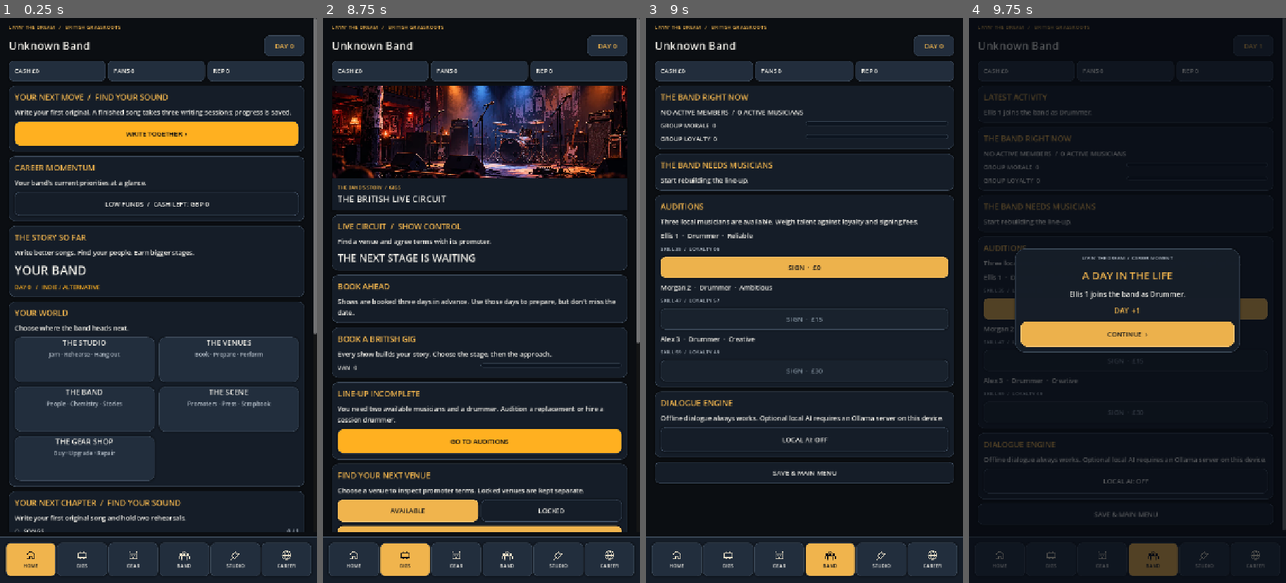
Above: before the commit, frames 1-4 (left to right).
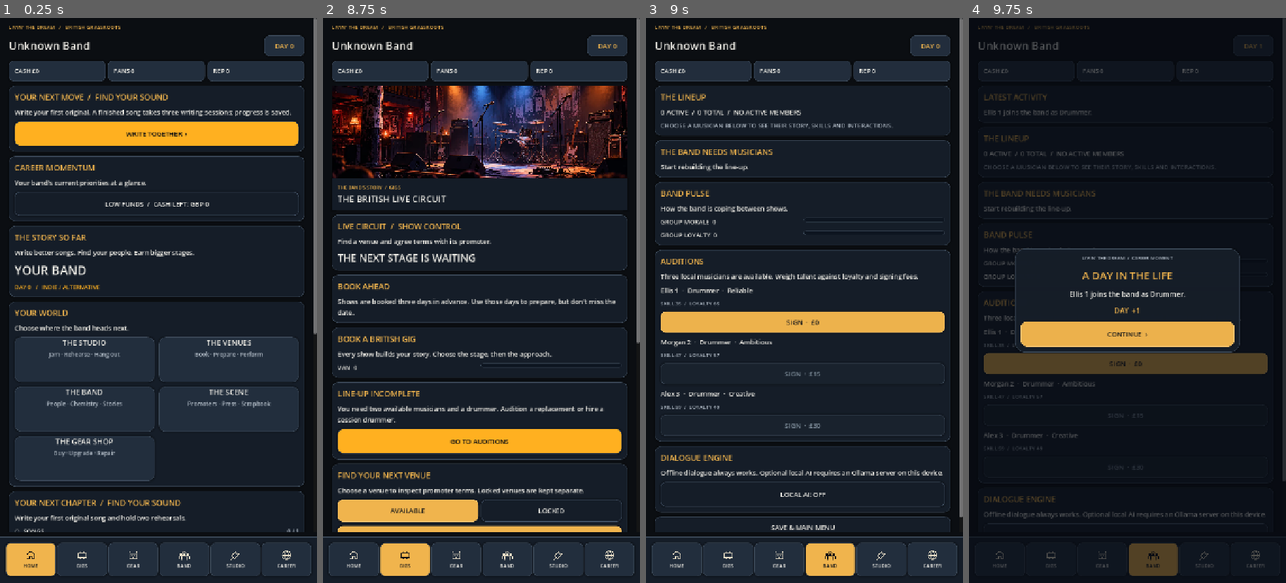
Above: after the commit, the same moments.

Repository: alimuir654-rgb/BandMaster
Game: Godot game, scene res://Scenes/CareerHub.tscn
The game is run twice, just before and just after one commit, with the same random seed, the same clock (stepped at 60 frames per second) and the same inputs. This scene is started directly instead of the project's main scene.
Inputs (mouse positions are in pixels of both pictures, inside the frame that each line leads up to):
- Up to frame 1 (0.25 s): no input
- Up to frame 2 (8.75 s): click "WRITE TOGETHER ›" at 0.5 s; click "JAM" at 1.25 s; click "HANG OUT" at 2 s; click "PROMOTE" at 2.75 s; click (354, 560) at 3.52 s; click "LOW FUNDS / CASH LEFT: GBP 0" at 4.25 s; click "ALL" at 5 s; click "BAND" at 5.75 s; click "GIGS" at 6.5 s; click "MILESTONES" at 7.25 s; click (405, 560) at 8.02 s
- Up to frame 3 (9 s): click "GO TO AUDITIONS" at 8.75 s
- Up to frame 4 (9.75 s): click "SIGN · £0" at 9.5 s

Frames 1-2 are identical in both runs. In frame 3, 18% of the frame differs, in the area x 2-100%, y 0-91%; in frame 4, 6.8%.
Error in both runs: Invalid access to property or key 'band' on a base object of type 'Dictionary'. (res://Scripts/career_hub.gd:1195)

Commit message:
Prioritize character roster over statistics, move chemistry below profiles

Diff:
--- a/Scripts/career_hub.gd
+++ b/Scripts/career_hub.gd
@@ -607,19 +607,11 @@
  var band_data: Dictionary = save_data.get("band",{})
  var members: Array = band_data.get("members",[])
  var pulse: Dictionary = BandPulse.overview(members)
- var chemistry := _card("THE BAND RIGHT NOW",str(pulse["mood"])+"  /  "+str(pulse["active"])+" ACTIVE MUSICIANS")
- _progress(chemistry,"GROUP MORALE",int(pulse["morale"]))
- _progress(chemistry,"GROUP LOYALTY",int(pulse["loyalty"]))
+ var overview := _card("THE LINEUP","%d ACTIVE  /  %d TOTAL  /  %s" % [int(pulse["active"]),members.size(),str(pulse["mood"]).to_upper()])
  if int(pulse["exhausted"]) > 0:
-  _label(chemistry,"%d BANDMATE(S) NEED REST BEFORE THE NEXT SHOW" % int(pulse["exhausted"]),13,UI.AMBER)
-
+  _label(overview,"%d BANDMATE(S) NEED REST BEFORE THE NEXT SHOW" % int(pulse["exhausted"]),14,UI.palette(_genre_id())["secondary"])
+ _label(overview,"CHOOSE A MUSICIAN BELOW TO SEE THEIR STORY, SKILLS AND INTERACTIONS.",14,UI.MUTED)
  var pairs: Array = Chemistry.connections(members,save_data.get("relationships",{}))
- if not pairs.is_empty():
-  var connection_card := _card("BAND CHEMISTRY","The relationships behind the performances. Shared experiences change these bonds.")
-  for bond in pairs:
-   var caption := str(bond["first"])+"  +  "+str(bond["second"])+"   /   "+str(bond["mood"])
-   _progress(connection_card,caption,int(bond["value"]))
-
  if members.is_empty():
   _card("THE BAND NEEDS MUSICIANS","Start rebuilding the line-up.")
  var conversation: Dictionary = _extra().get("last_band_conversation",{})
@@ -671,7 +663,7 @@
   var member: Dictionary = members[i]
   var index := i
   var status := str(member.get("life_status","active"))
-  var box := _card("ON THE ROAD" if status == "active" else "CURRENTLY UNAVAILABLE","")
+  var box := _card(str(member.get("name","Musician")).to_upper()+"  /  "+str(member.get("role","")).to_upper(),"AVAILABLE FOR THE NEXT SHOW" if status == "active" else "CURRENTLY UNAVAILABLE")
   var identity := HBoxContainer.new()
   identity.add_theme_constant_override("separation",14)
   box.add_child(identity)
@@ -688,7 +680,7 @@
   _label(name_stack,BandPulse.member_note(member),12,UI.AMBER)
   if str(member.get("life_status","active")) != "active":
    _label(name_stack,str(member.get("life_status","")).to_upper()+" UNTIL DAY %d" % int(member.get("available_day",0)),12,UI.AMBER)
-  var profile := UI.button("CLOSE PROFILE  ▴" if selected_band_member == index else "OPEN PROFILE & ACTIONS  ▾",selected_band_member == index)
+  var profile := UI.themed_button("HIDE DETAILS  ▴" if selected_band_member == index else "MEET "+str(member.get("name","MUSICIAN")).to_upper()+"  ▾",_genre_id(),selected_band_member == index)
   profile.custom_minimum_size.y = 50
   box.add_child(profile)
   profile.pressed.connect(func() -> void:
@@ -726,6 +718,14 @@
   listen.custom_minimum_size.y = 52
   box.add_child(listen)
   listen.pressed.connect(func() -> void: _listen(index))
+
+ var chemistry := _card("BAND PULSE","How the band is coping between shows.")
+ _progress(chemistry,"GROUP MORALE",int(pulse["morale"]))
+ _progress(chemistry,"GROUP LOYALTY",int(pulse["loyalty"]))
+ if not pairs.is_empty():
+  var connection_card := _card("BAND CHEMISTRY","Shared experiences shape the connection between musicians.")
+  for bond in pairs:
+   _progress(connection_card,str(bond["first"])+" + "+str(bond["second"])+"  /  "+str(bond["mood"]),int(bond["value"]))
 
  if members.size() < 6:
   var recruitment := _card("AUDITIONS","Three local musicians are available. Weigh talent against loyalty and signing fees.")
